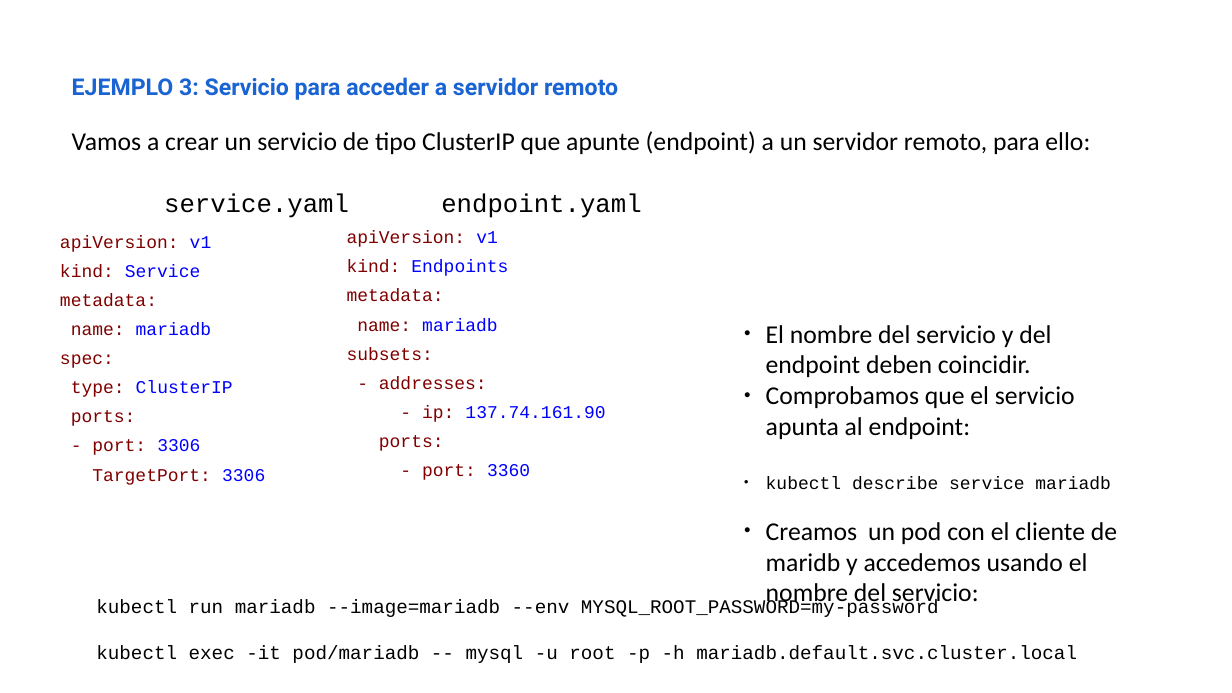
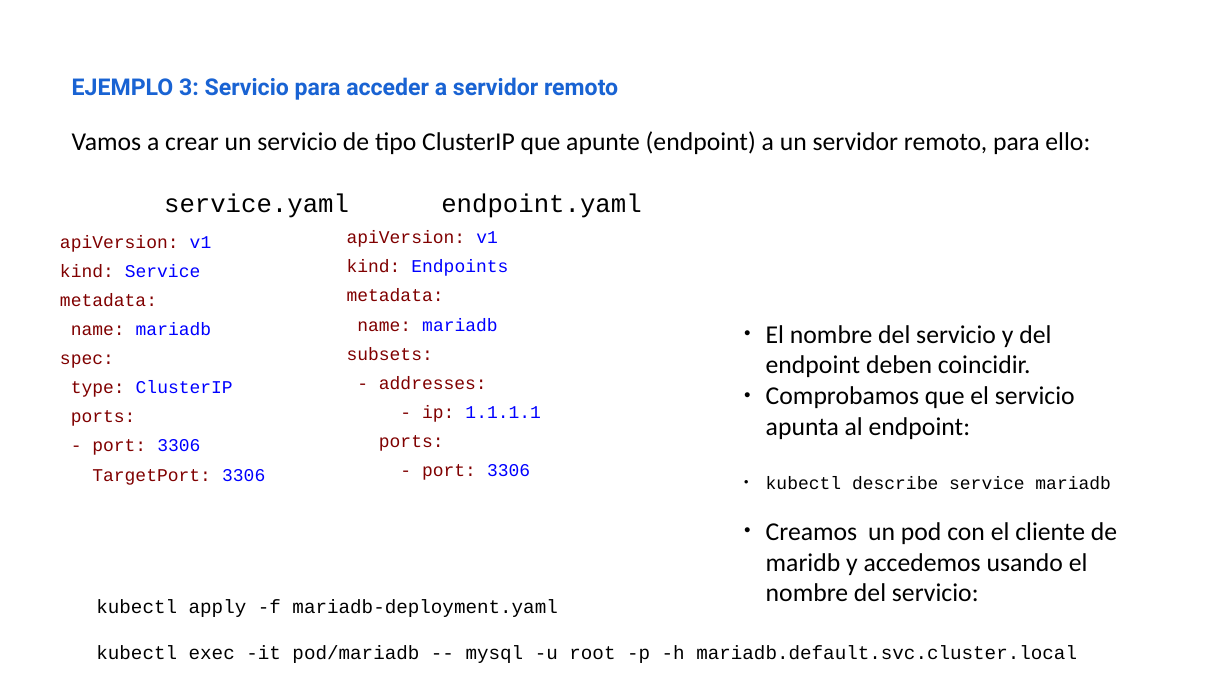
Before and after one commit to iesgn/curso_kubernetes_2020, a slide deck: slide 4 of unidad4/presentacion_unidad4.odp. Drawn at 1232x693 pixels with LibreOffice and Linux fonts; fonts in the diff are those of the drawing. Boxes give left, top, right and bottom in pixels: in the first picture for what was removed or moved away, otherwise in the second. Text is boxed around its words. In the diff, an @@ line names an element or a change of style, - is before the commit and + after.

```diff
--- a/unidad4/presentacion_unidad4.odp
+++ b/unidad4/presentacion_unidad4.odp
@@ text at (422,405,541,422): text changed @@
-- ip: 137.74.161.90
+- ip: 1.1.1.1
@@ text at (422,464,530,480): text changed @@
-- port: 3360
+- port: 3306
@@ text at (96,599,557,617): text changed @@
-kubectl run mariadb --image=mariadb --env MYSQL_ROOT_PASSWORD=my-password
+kubectl apply -f mariadb-deployment.yaml
```
Also in this commit, not shown: 2 other files.
